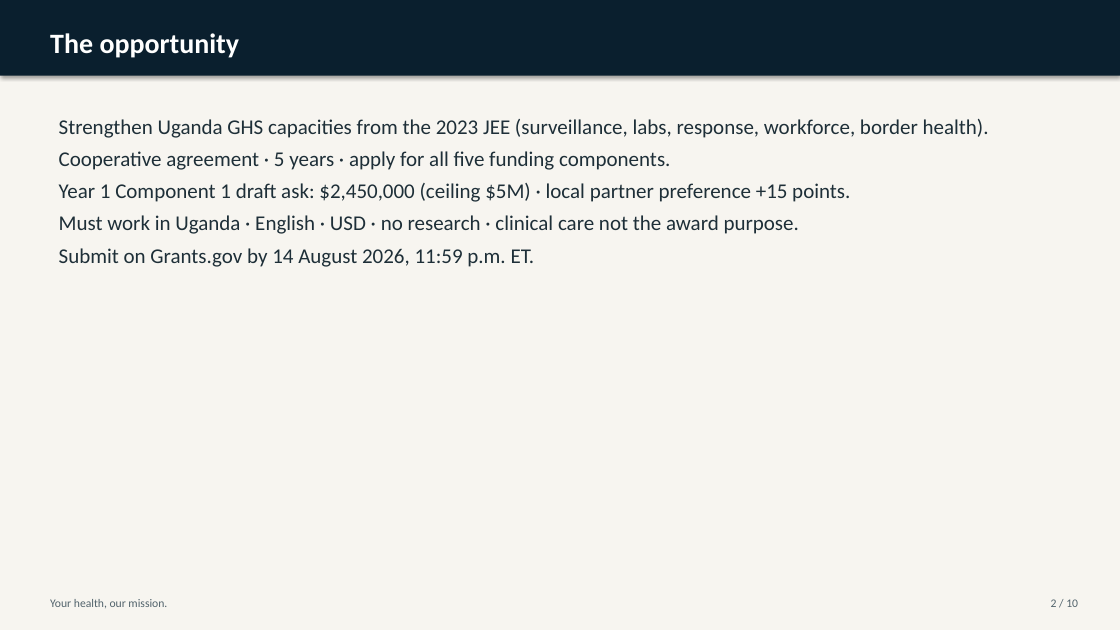
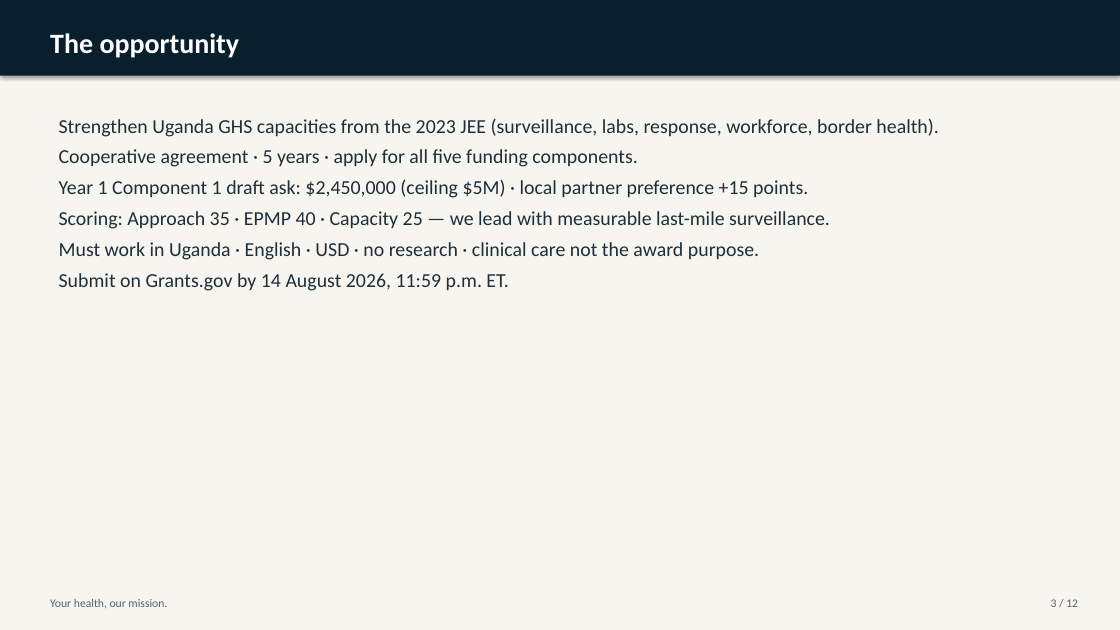
Before and after one commit to WASSWA2624/fairbanks, a slide deck: slide 3 of applications/cdc-uganda-ghs/documents/cdc-uganda-ghs_ppt.pptx (slide 2 before the commit). Drawn at 1120x630 pixels with LibreOffice and Linux fonts; fonts in the diff are those of the drawing. Boxes give left, top, right and bottom in pixels: in the first picture for what was removed or moved away, otherwise in the second. Text is boxed around its words. In the diff, an @@ line names an element or a change of style, - is before the commit and + after.

Commit message:
Update application answers and documentation for CDC-RFA-JG-26-0054. Enhanced project narrative pack with new titles, critical details, and shared win sections. Improved clarity on funding and local partner preferences. Updated links and added NSSF number for compliance. Refined project abstract to emphasize Uganda's health security needs and FairBanks' role in addressing them.

```diff
--- a/applications/cdc-uganda-ghs/documents/cdc-uganda-ghs_ppt.pptx
+++ b/applications/cdc-uganda-ghs/documents/cdc-uganda-ghs_ppt.pptx
@@ text at [59,118,938,291]: size 18 to 17 pt in "Strengthen Uganda GHS capacities from the 2023 ...", "Cooperative agreement · 5 years · apply ...", "Year 1 Component 1 draft ask: $2,450,000 ...", "Must work in Uganda · English · ..." and 1 more places @@
@@ text at [59,211,830,229]: paragraph added @@
+Scoring: Approach 35 · EPMP 40 · Capacity 25 — we lead with measurable last-mile surveillance.
@@ text at [1051,599,1078,607]: text changed @@
-2 / 10
+3 / 12
```
Also in this commit, not shown: 9 other slides changed, 2 slides added, 5 other files.
